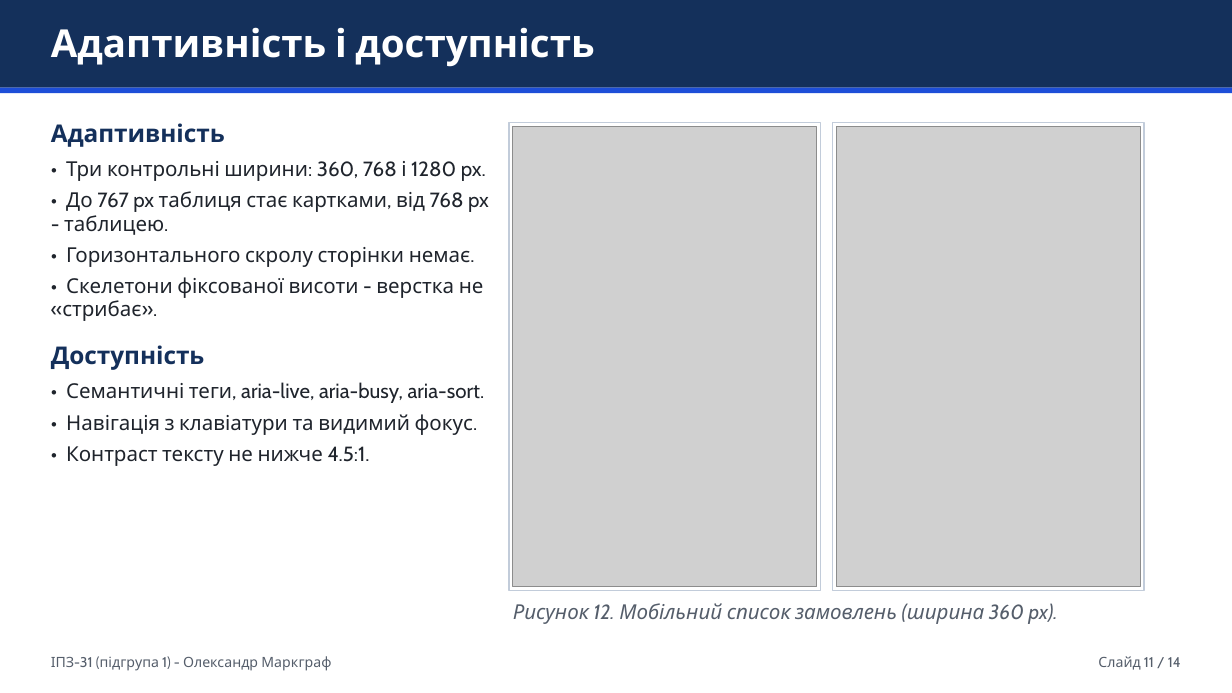
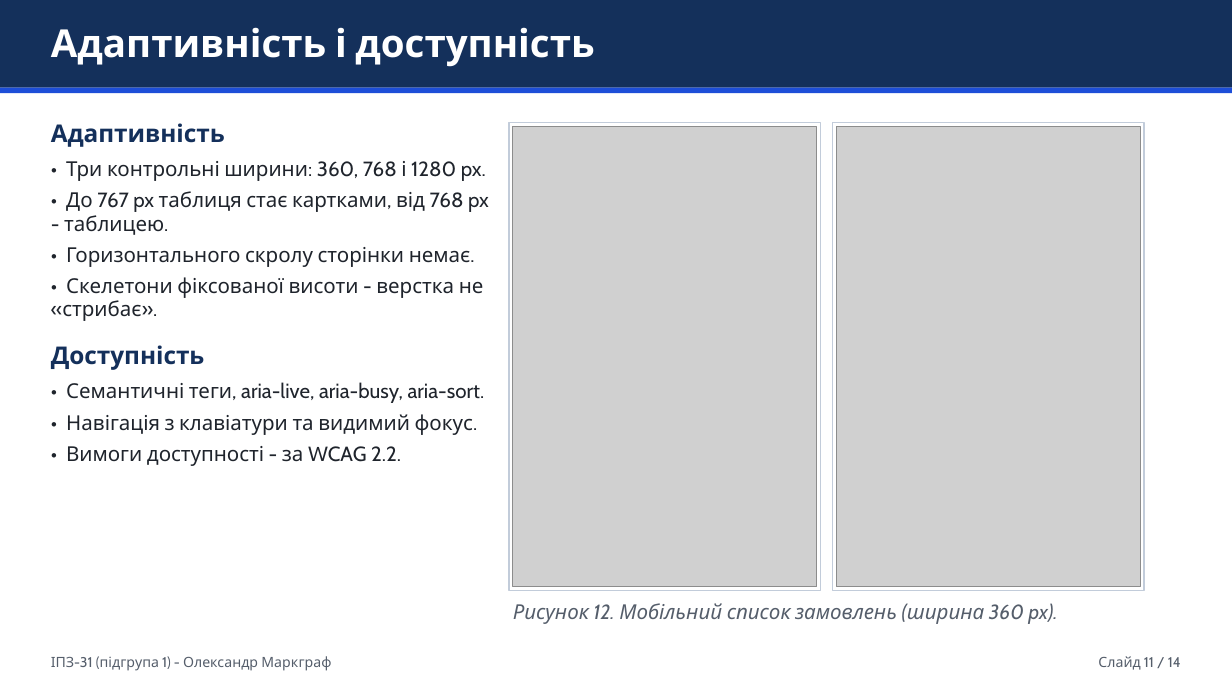
Before and after one commit to vvoompe/b2b-orders-frontend, a slide deck: slide 11 of report/STEM_презентація_ІПЗ-31_1.pptx. Drawn at 1232x693 pixels with LibreOffice and Linux fonts; fonts in the diff are those of the drawing; grey boxes stand for pictures. Boxes give left, top, right and bottom in pixels: in the first picture for what was removed or moved away, otherwise in the second. Text is boxed around its words. In the diff, an @@ line names an element or a change of style, - is before the commit and + after.

```diff
--- a/report/STEM_презентація_ІПЗ-31_1.pptx
+++ b/report/STEM_презентація_ІПЗ-31_1.pptx
@@ text at <box>66,446,401,466</box>: text changed @@
-• Контраст тексту не нижче 4.5:1.
+• Вимоги доступності - за WCAG 2.2.
```
Also in this commit, not shown: 3 other slides changed, 27 other files.
